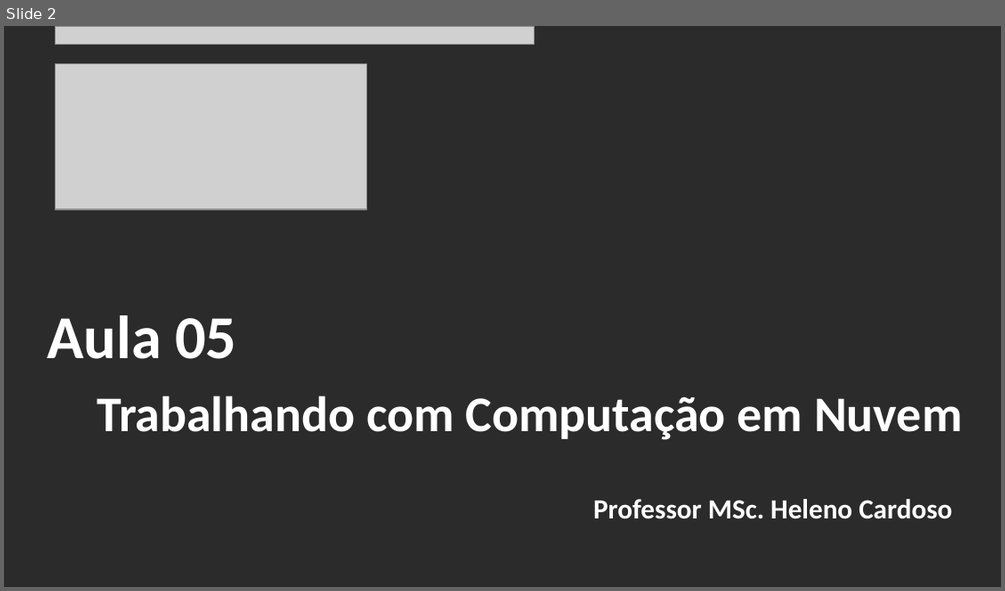
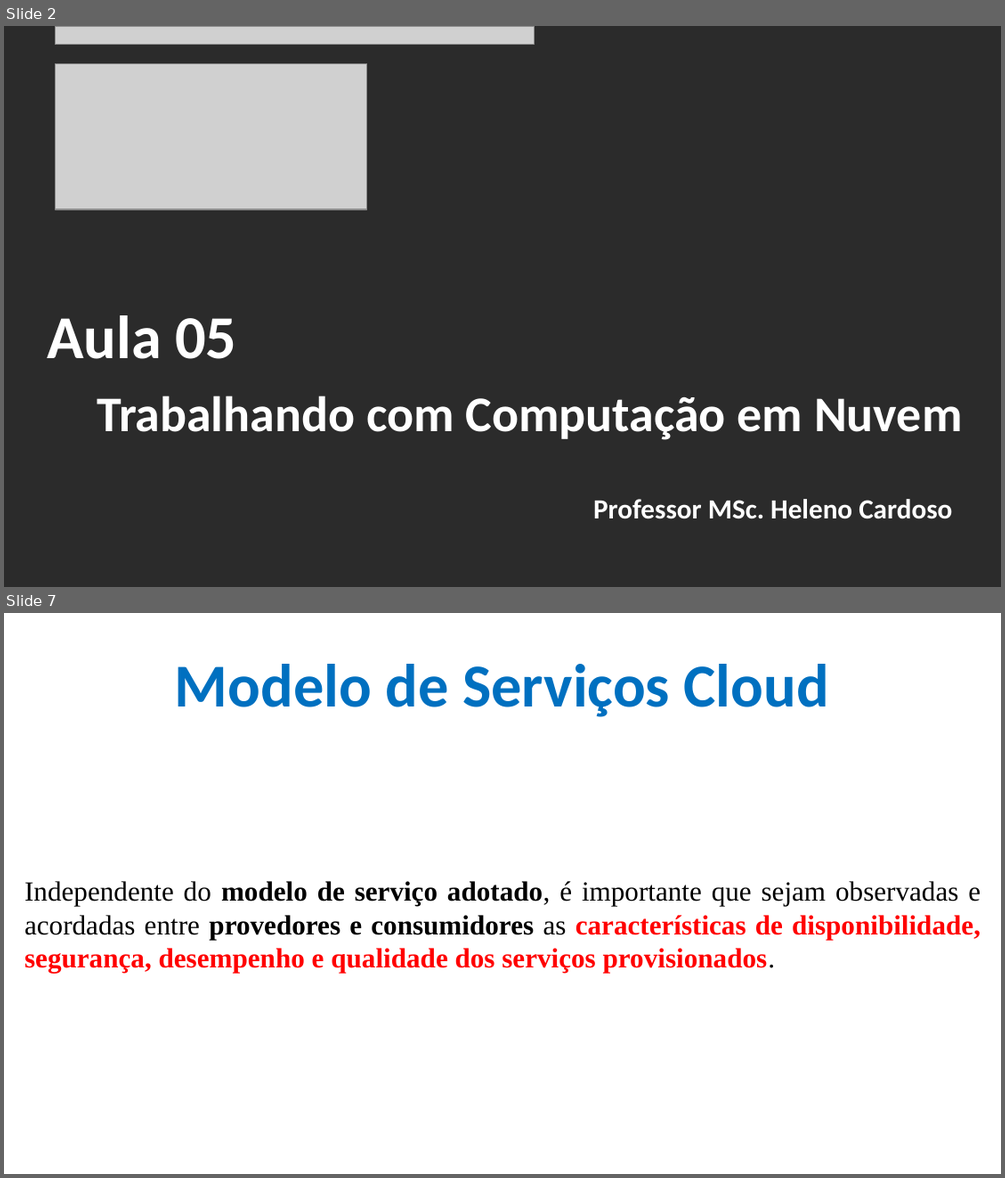
Before and after one commit to CloudEducationBrazil/WydenComputacaoNuvemWebServicesLinux, a slide deck: 01 Classes/Aula 05 - Computação em Nuvem e Web Services em Linux Bilhetagem.pptx. Shown one above the other, each under a label of ours: slide 2 before the commit, slides 2 and 7 after it; the slides between them are not shown. The pictures are 1005x591 and 1005x1178 pixels, drawn with LibreOffice and Linux fonts; fonts in the diff are those of the drawing; grey boxes stand for pictures; background and template pictures are left out; a plain dark background stands for a picture behind light text. Boxes give left, top, right and bottom in pixels: in the first picture for what was removed or moved away, otherwise in the second. Text is boxed around its words. In the diff, an @@ line names an element or a change of style, - is before the commit and + after.

Commit message:
ppt cloud computing SLA 30032023

```diff
--- a/01 Classes/Aula 05 - Computação em Nuvem e Web Services em Linux Bilhetagem.pptx
+++ b/01 Classes/Aula 05 - Computação em Nuvem e Web Services em Linux Bilhetagem.pptx
@@ slide 7 added at (4, 613, 1001, 1174), background picture (left out) @@
@@ title added at (175, 664, 829, 717), 44 pt, text #0070C0, bold @@
+Modelo de Serviços Cloud
@@ text added at (24, 881, 980, 973), 20 pt, text #000000, bold @@
+Independente do modelo de serviço adotado, é importante que sejam observadas e acordadas entre provedores e consumidores as características de disponibilidade, segurança, desempenho e qualidade dos serviços provisionados.
```
Also in this commit, not shown: 7 slides changed, 13 other slides added, 3 other files.
